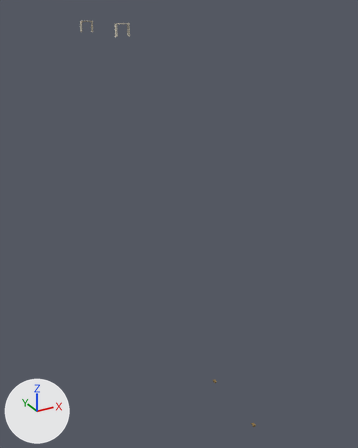
The Blender file BlenderCatalogue/assets/d17_house_platform/source/AST-RES-005.blend: old version first, new version second.
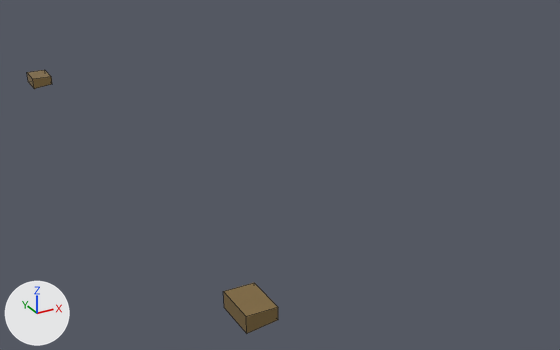
Each version is shown whole from a camera (50 mm lens) standing at (29.0, -134.7, 108.9) and looking at (92.8, -18.7, 50.9), then close up from a camera (50 mm lens) standing at (93.3, -64.0, 8.3) and looking at (105.6, -41.7, -2.9). Arrows for +X, +Y and +Z are at lower left; the lights stay in place. The last two pictures show the newer version. The close-ups show mesh edges as thin lines.

The first close-up shows 'D17_SeatedHullFooting_0', 'D17_SeatedHullFooting_1'.
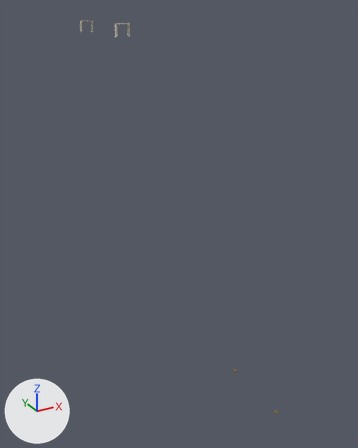
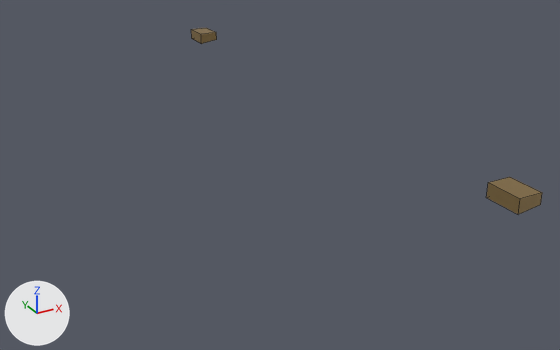
Location of each change, [x1, y1, x2, y2] in pixels of the close-ups (560 x 350 px):
'D17_SeatedHullFooting_1', reshaped (25% shorter)
    before: [223, 283, 278, 333]
    after: [486, 177, 542, 214]
'D17_SeatedHullFooting_0', reshaped (15% shorter)
    before: [27, 70, 52, 89]
    after: [191, 28, 217, 44]

The edits, one by one:
me_d17_seatedhullfooting_0 is used by ob_d17_seatedhullfooting_0; location (0.0, 0.0, 0.0).
Before the commit, vertices of me_d17_seatedhullfooting_0: 0 (99.6, -29.0, -1.948) at pixel (28, 81), 1 (100.4, -29.0, -1.843), 2 (100.4, -30.2, -1.843) at pixel (52, 84), 3 (99.6, -30.2, -1.948) at pixel (34, 88), 4 (99.6, -29.0, -1.5) at pixel (26, 72).
Before the commit, vertices of me_d17_seatedhullfooting_0: 5 (100.4, -29.0, -1.5) at pixel (44, 69), 6 (100.4, -30.2, -1.5) at pixel (51, 76), 7 (99.6, -30.2, -1.5) at pixel (32, 79).
me_d17_seatedhullfooting_0 had 8 vertices, 6 faces and spanned x 99.6..100.4, y -30.2..-29.0, z -1.948..-1.5.
me_d17_seatedhullfooting_0 now has 8 vertices, 6 faces and spans x 107.6..108.4, y -30.2..-29.0, z -0.904..-0.45.
Part 1, on me_d17_seatedhullfooting_0:
Vertices 0 to 3 of me_d17_seatedhullfooting_0 move by (8.0, 0.0, 1.043).
Vertices 4 to 7 of me_d17_seatedhullfooting_0 move by (8.0, 0.0, 1.05).
me_d17_seatedhullfooting_1 is used by ob_d17_seatedhullfooting_1; location (0.0, 0.0, 0.0).
Before the commit, vertices of me_d17_seatedhullfooting_1: 0 (99.6, -49.8, -1.948) at pixel (224, 307), 1 (100.4, -49.8, -1.843), 2 (100.4, -51.0, -1.843) at pixel (278, 319), 3 (99.6, -51.0, -1.948) at pixel (246, 333), 4 (99.6, -49.8, -1.5) at pixel (223, 291).
Before the commit, vertices of me_d17_seatedhullfooting_1: 5 (100.4, -49.8, -1.5) at pixel (254, 282), 6 (100.4, -51.0, -1.5) at pixel (278, 307), 7 (99.6, -51.0, -1.5) at pixel (246, 316).
me_d17_seatedhullfooting_1 had 8 vertices, 6 faces and spanned x 99.6..100.4, y -51.0..-49.8, z -1.948..-1.5.
me_d17_seatedhullfooting_1 now has 8 vertices, 6 faces and spans x 107.6..108.4, y -51.0..-49.8, z -0.904..-0.45.
Part 2, on me_d17_seatedhullfooting_1:
Vertices 0 to 3 of me_d17_seatedhullfooting_1 move by (8.0, 0.0, 1.043).
Vertices 4 to 7 of me_d17_seatedhullfooting_1 move by (8.0, 0.0, 1.05).
